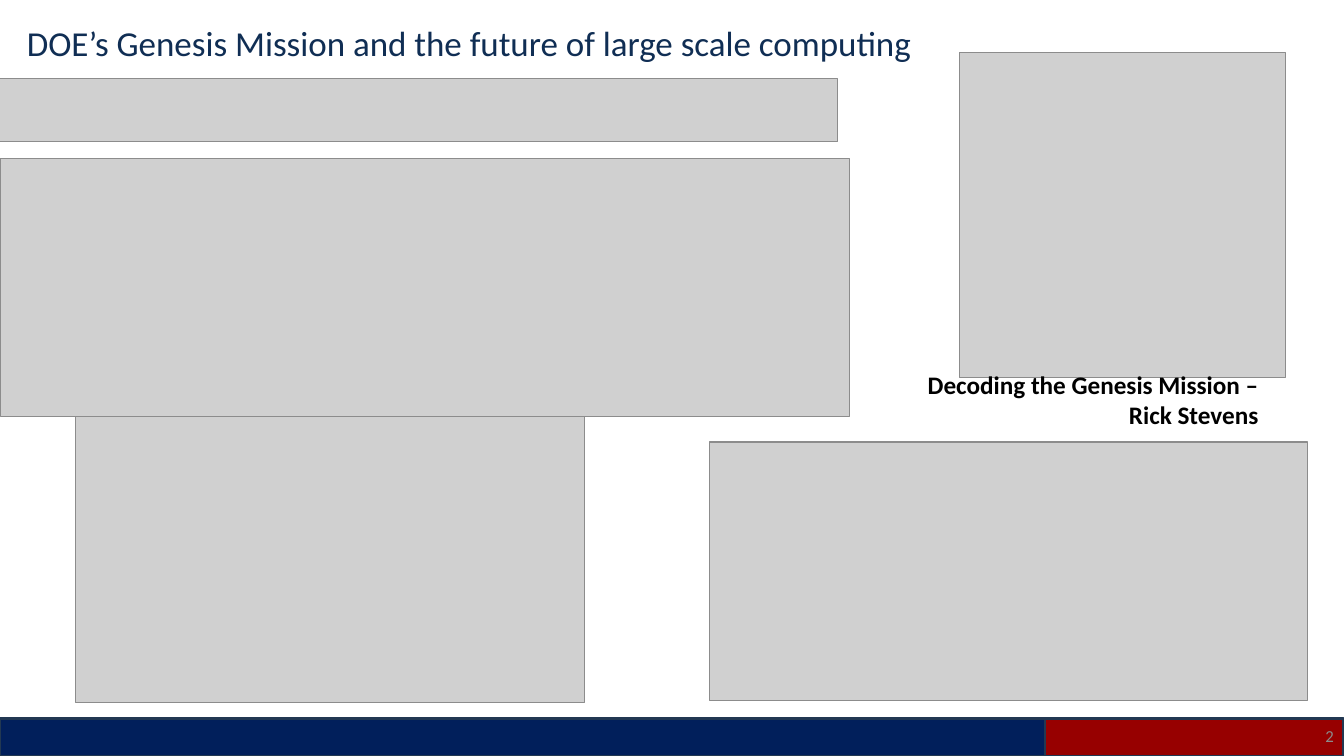
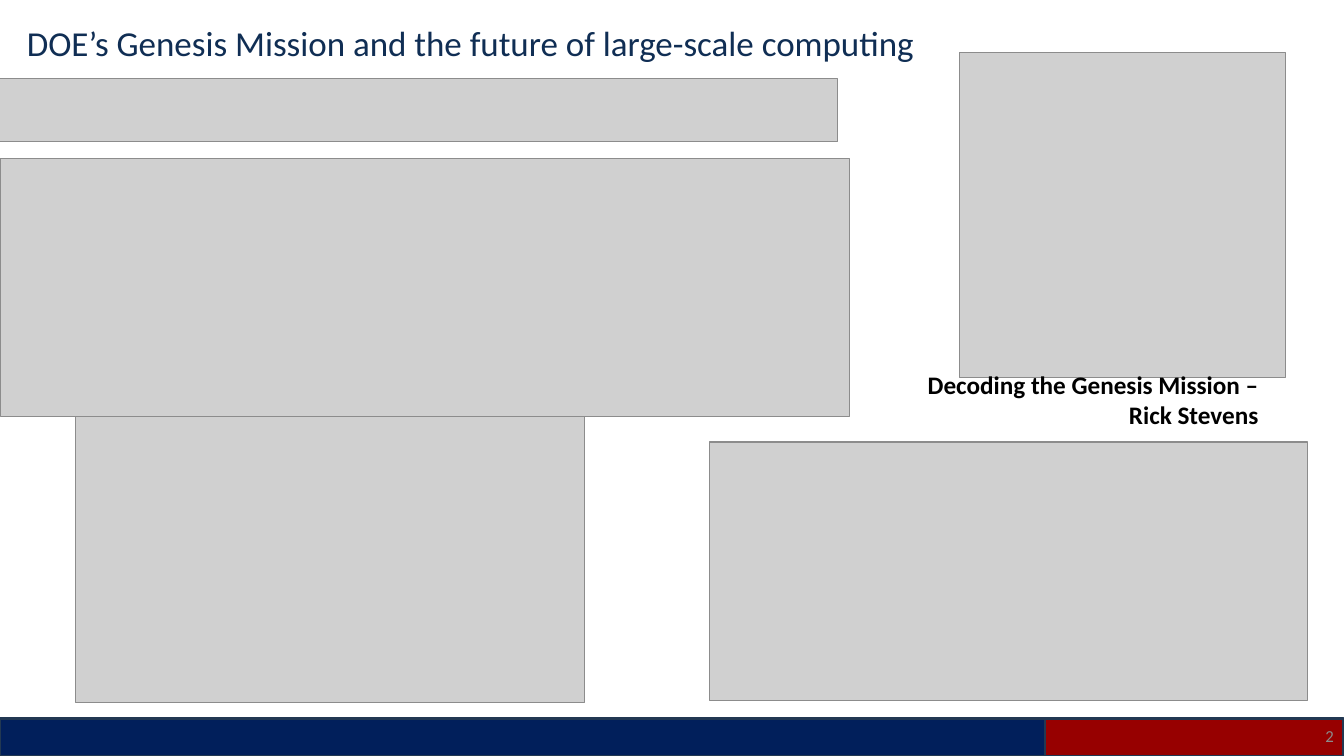
Before and after one commit to natrask/AESCAPE, a slide deck: slide 2 of slides/agentic_ai_intro.pptx. Drawn at 1344x756 pixels with LibreOffice and Linux fonts; fonts in the diff are those of the drawing; grey boxes stand for pictures. Boxes give left, top, right and bottom in pixels: in the first picture for what was removed or moved away, otherwise in the second. Text is boxed around its words. In the diff, an @@ line names an element or a change of style, - is before the commit and + after.

```diff
--- a/slides/agentic_ai_intro.pptx
+++ b/slides/agentic_ai_intro.pptx
@@ text at (27,31,914,62): text changed @@
-DOE’s Genesis Mission and the future of large scale computing
+DOE’s Genesis Mission and the future of large-scale computing
```
Also in this commit, not shown: 9 other slides changed, 1 other file.
